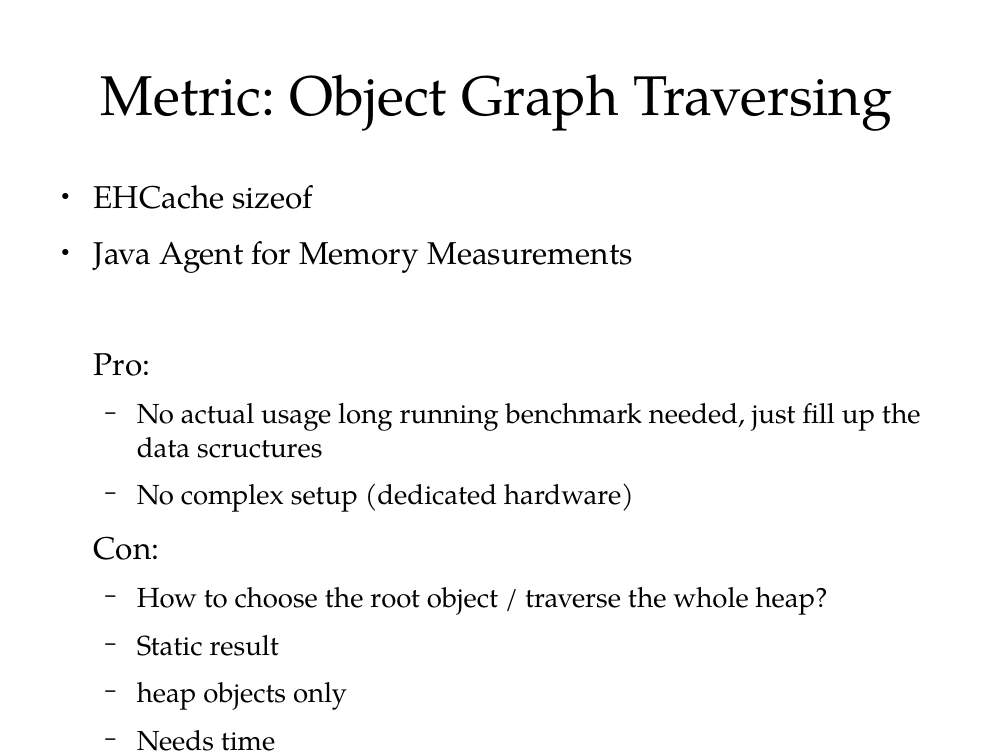
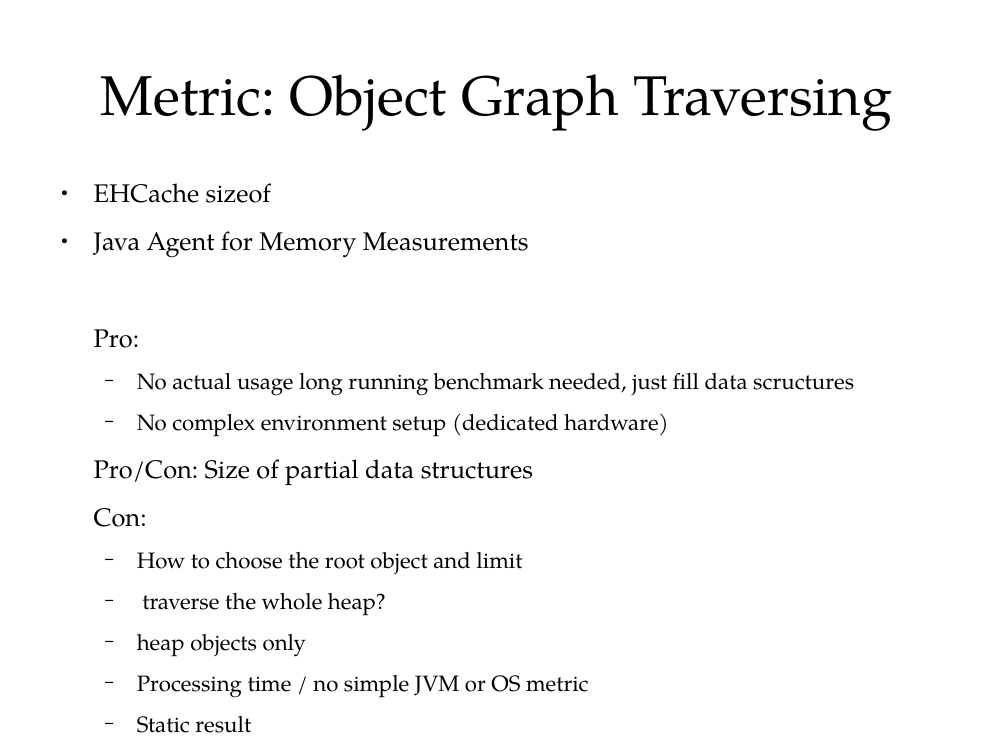
Before and after one commit to cruftex/talk-benchmark-memory, a slide deck: slide 6 of benchmark-memory-with-jmh.odp (slide 5 before the commit). Drawn at 1008x756 pixels with LibreOffice and Linux fonts; fonts in the diff are those of the drawing. Boxes give left, top, right and bottom in pixels: in the first picture for what was removed or moved away, otherwise in the second. Text is boxed around its words. In the diff, an @@ line names an element or a change of style, - is before the commit and + after.

```diff
--- a/benchmark-memory-with-jmh.odp
+++ b/benchmark-memory-with-jmh.odp
@@ text at [94, 183, 529, 733]: size 24.8 to 20 pt in "EHCache sizeof", "Java Agent for Memory Measurements", "Pro:", "Con:"; size 21.7 to 17.5 pt in "Static result" @@
@@ text at [94, 373, 854, 485]: text changed; size 21.7 to 17.5 pt @@
-  − No actual usage long running benchmark needed, just fill up the data scructures
-  − No complex setup (dedicated hardware)
+  − No actual usage long running benchmark needed, just fill data scructures
+  − No complex environment setup (dedicated hardware)
+Pro/Con: Size of partial data structures
@@ text at [137, 552, 589, 698]: text changed; size 21.7 to 17.5 pt @@
-  − How to choose the root object / traverse the whole heap?
+  − How to choose the root object and limit
+  − traverse the whole heap?
+  − heap objects only
+  − Processing time / no simple JVM or OS metric
@@ text at [137, 682, 347, 751]: paragraphs removed @@
-  − heap objects only
-  − Needs time
```
Also in this commit, not shown: 19 other slides changed, 2 slides added.
